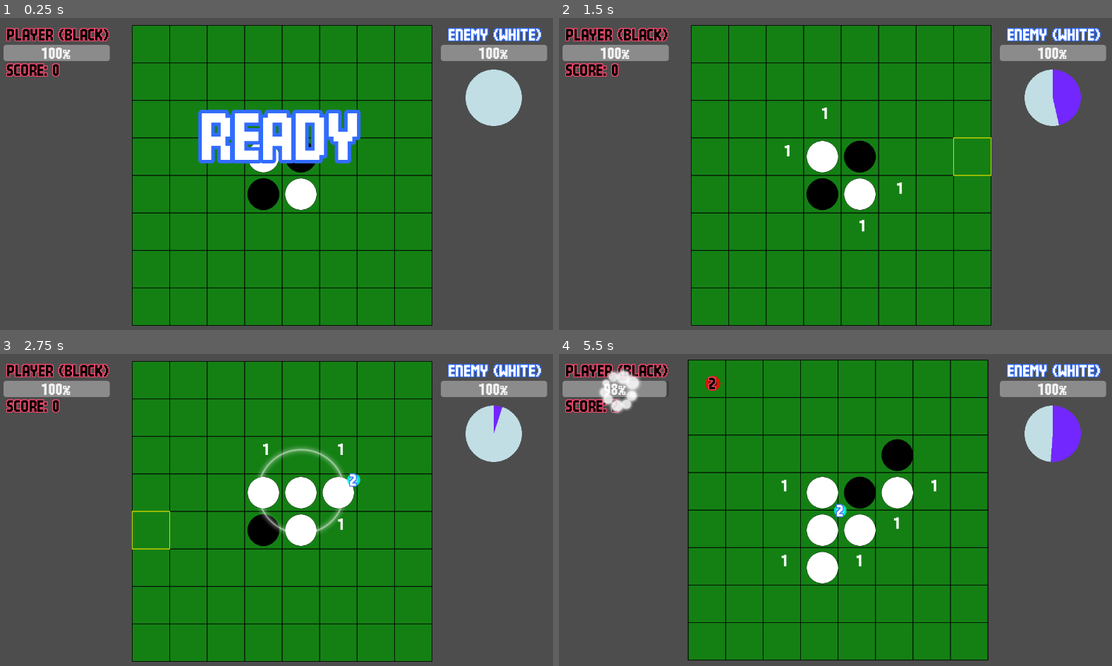
Above: before the commit, frames 1-4 (two rows, left to right).
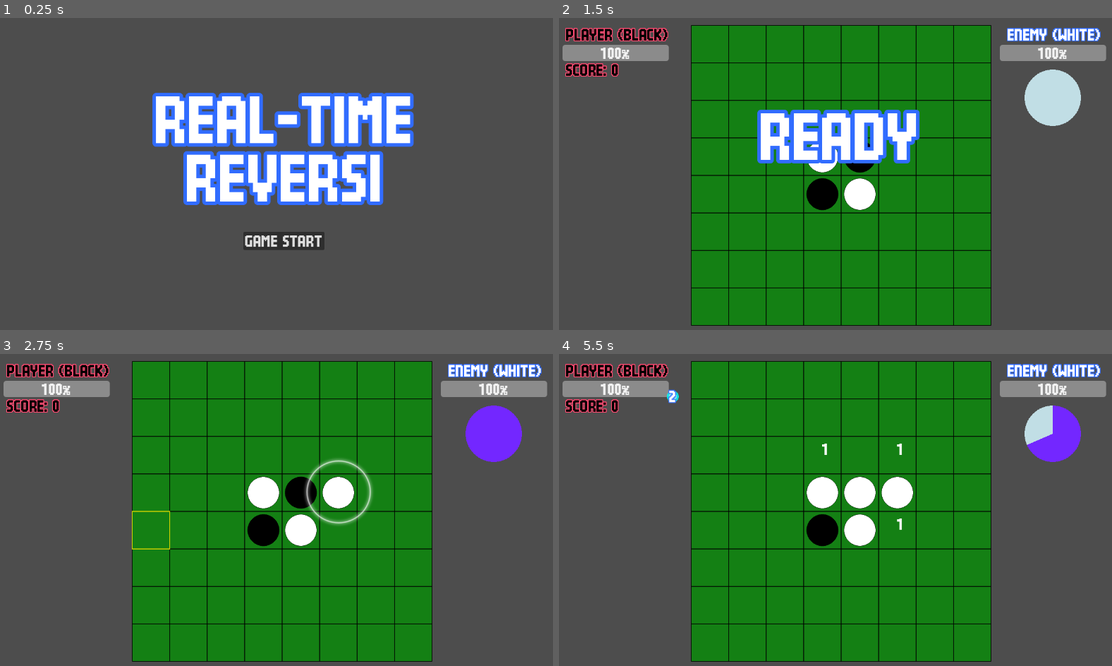
Above: after the commit, the same moments.

Repository: syun77/gd_realtime_reversi
Game: Godot game, scene res://src/scenes/Title.tscn
Same seed, same stepped clock (60 frames per second), same inputs: the game is played once before the commit and once after it. Before the commit the project starts from res://src/scenes/Main.tscn.
Inputs (mouse positions are in pixels of both pictures, inside the frame that each line leads up to):
- Up to frame 1 (0.25 s): no input
- Up to frame 2 (1.5 s): click (841, 239) at 0.5 s, where only the run after the commit has a clickable "GAME START"; move the mouse to (962, 158) at 1.27 s; click (962, 158) at 1.35 s
- Up to frame 3 (2.75 s): move the mouse to (171, 528) at 2.02 s; click (171, 528) at 2.1 s
- Up to frame 4 (5.5 s): move the mouse to (896, 441) at 2.77 s; click (896, 441) at 2.85 s; move the mouse to (813, 575) at 3.52 s; click (813, 575) at 3.6 s; move the mouse to (1012, 559) at 4.27 s; click (1012, 559) at 4.35 s; move the mouse to (669, 463) at 5.02 s; click (669, 463) at 5.1 s

The runs differ from the first frame. In frame 1, 56% of the frame differs, in the area x 0-99%, y 2-99%; in frame 2, 5.4%; in frame 3, 3.1%; in frame 4, 11%.

Commit message:
BGMとSEを入れた

Diff:
--- a/gd-realtime-reversi/project.godot
+++ b/gd-realtime-reversi/project.godot
@@ -11,7 +11,7 @@
 [application]
 
 config/name="gd_realtime_reversi"
-run/main_scene="uid://b46fj3xyoy4g2"
+run/main_scene="uid://bi3jv6a235d87"
 config/features=PackedStringArray("4.6", "Forward Plus")
 config/icon="res://icon.svg"
 
--- a/gd-realtime-reversi/src/objects/Board.gd
+++ b/gd-realtime-reversi/src/objects/Board.gd
@@ -56,7 +56,10 @@
 	mouse_pos = pos
 	var cell_size := _get_cell_size()
 	var start := _get_board_start()
-	grid_pos = Vector2i((mouse_pos - start) / cell_size)
+	var grid_new_pos := Vector2i((mouse_pos - start) / cell_size)
+	if grid_new_pos != grid_pos:
+		#Common.play_se("pi") # カーソル移動音を再生.
+		grid_pos = grid_new_pos
 
 # 盤面をクリックした.
 func click(type: Disc.eType) -> Disc.eType:
@@ -163,6 +166,8 @@
 		disc_map[index] = disc
 	board.setv_pos(pos, type)
 
+	Common.play_se("place") # 石を置く音を再生.
+
 	var cell_size = _get_cell_size() # セルサイズを更新.
 	var start := _get_board_start()
 	var center := start + Vector2(pos.x * cell_size + cell_size / 2.0, pos.y * cell_size + cell_size / 2.0)
--- a/gd-realtime-reversi/src/objects/EnergyBall.gd
+++ b/gd-realtime-reversi/src/objects/EnergyBall.gd
@@ -48,6 +48,9 @@
 		# ホーミング対象が存在する場合は速度を上げる.
 		if _speed < 200.0:
 			_speed = 200.0
+
+	if _dmg >= 30:
+		Common.play_se("laser", 3) # ダメージ量が多い場合はレーザー音を再生.
 
 # ダメージ量の取得.
 func get_damage() -> int:
--- a/gd-realtime-reversi/src/scenes/Main.gd
+++ b/gd-realtime-reversi/src/scenes/Main.gd
@@ -35,6 +35,7 @@
 @onready var _btn_backtotitle := %BtnBackToTitle # タイトルに戻るボタン (ユニークIDアクセスなのでこの記述で問題ない).
 @onready var _enemy_uis:Node2D = %EnemyUIs # 敵のUI群 (ユニークIDアクセスなのでこの記述で問題ない).
 @onready var _camera := $Camera2D # カメラ.
+@onready var _bgm := $BGM
 
 var _state := StateObj.new() # 状態オブジェクト.
 var _enemy_place_pos := Vector2i.ZERO
@@ -50,6 +51,9 @@
 # 開始.
 func _ready() -> void:
 	_enemy_uids_position = _enemy_uis.position # 敵のUI群の初期位置を保存.
+
+	# サウンドのセットアップ.
+	Common.setup_sounds(self)
 
 	# ゲームの初期化.
 	Common.init_game()
@@ -105,8 +109,12 @@
 # 更新 > 開始演出.
 func _update_ready(_delta:float) -> void:
 	# 開始演出.
+	if _state.is_first():
+		Common.play_se("start", 1)
+		Common.play_se("ready")
 	if _state.get_timer() > 1.0:
 		# 演出が終了したらメイン状態に移行.
+		_bgm.play() # BGMを再生.
 		_label_caption.visible = false # キャプションを非表示にする.
 		_board.set_hint_draw_fg(true) # ヒントを表示する.
 		_state.change_state(eState.MAIN)
@@ -215,6 +223,7 @@
 func _update_game_end(_delta:float) -> void:
 	if _state.is_first():
 		# ゲーム終了時の処理.
+		_bgm.stop() # BGMを停止.
 		# まずはコマの数を見る.
 		var cnt_player = _board.count_if(TYPE_PLAYER)
 		var cnt_enemy = _board.count_if(TYPE_ENEMY)
@@ -328,8 +337,10 @@
 		amount = 32 # 最大限の揺れも確保.
 
 	if type == TYPE_ENEMY:
+		Common.play_se("hit", 2)
 		scene._player_hit_shake_timer = TIMER_SHAKE
 		scene._player_hit_shake_value = amount # ダメージ量に応じて揺れ値を設定.
 	elif type == TYPE_PLAYER:
+		Common.play_se("break", 4)
 		scene._enemy_hit_shake_timer = TIMER_SHAKE
 		scene._enemy_hit_shake_value = amount # ダメージ量に応じて揺れ値を設定.
--- a/gd-realtime-reversi/src/scenes/Main.tscn
+++ b/gd-realtime-reversi/src/scenes/Main.tscn
@@ -9,6 +9,7 @@
 [ext_resource type="Texture2D" uid="uid://bknjm77rtcedm" path="res://assets/ui/circle.png" id="5_w8f5i"]
 [ext_resource type="LabelSettings" uid="uid://blkn7yjg37rd1" path="res://assets/fonts/label_settings.tres" id="6_1cauq"]
 [ext_resource type="LabelSettings" uid="uid://mmn4wwl2s8a" path="res://assets/fonts/new_label_settings_o6.tres" id="7_b1cw4"]
+[ext_resource type="AudioStream" uid="uid://odi0t3i0dpik" path="res://assets/sounds/bgm.mp3" id="10_w7xoj"]
 
 [sub_resource type="Theme" id="Theme_6hvhb"]
 default_font = ExtResource("4_1hqvy")
@@ -130,4 +131,7 @@
 [node name="Camera2D" type="Camera2D" parent="." unique_id=1636231489]
 anchor_mode = 0
 
+[node name="BGM" type="AudioStreamPlayer2D" parent="." unique_id=1159452511]
+stream = ExtResource("10_w7xoj")
+
 [connection signal="pressed" from="UILayer/LabelCaption/LabelCaption2/BtnBackToTitle" to="." method="_on_btn_back_to_title_pressed"]
--- a/gd-realtime-reversi/src/utils/Common.gd
+++ b/gd-realtime-reversi/src/utils/Common.gd
@@ -67,3 +67,46 @@
 # Mainシーンの参照を取得.
 static func get_main() -> MainScene:
 	return _main
+
+# ------------------------------------------------
+# サウンドデータ.
+# ------------------------------------------------
+const MAX_SOUND = 8 # 同時に鳴らせる最大サウンド数.
+
+# SEテーブル.
+static var _snd_tbl = {
+	"pi":    "res://assets/sounds/pi.wav",
+	"ready": "res://assets/sounds/ready.wav",
+	"place": "res://assets/sounds/place.wav",
+	"break": "res://assets/sounds/break.wav",
+	"build": "res://assets/sounds/build.wav",
+	"destroy": "res://assets/sounds/destroy.wav",
+	"hit": "res://assets/sounds/hit.wav",
+	"laser": "res://assets/sounds/laser.wav",
+	"start": "res://assets/sounds/start.wav",
+	"upgrade": "res://assets/sounds/upgrade.wav",
+}
+
+static var _se_players:Array[AudioStreamPlayer]
+
+static func setup_sounds(parent:Node) -> void:
+	_se_players = []
+	for i in range(MAX_SOUND):
+		var player := AudioStreamPlayer.new()
+		parent.add_child(player)
+		_se_players.append(player)
+
+# SEを再生.
+static func play_se(se_name:String, id:int=0) -> void:
+	if id < 0 or id >= MAX_SOUND:
+		push_error("不正なサウンドID: " + str(id))
+		return # 無効なIDは無視.
+
+	if not se_name in _snd_tbl:
+		push_error("不正なサウンド名: " + se_name)
+		return # 無効なサウンド名は無視.
+
+	var snd = _se_players[id]
+	# サウンドファイルをロード.
+	snd.stream = load(_snd_tbl[se_name])
+	snd.play() # サウンドを再生.
--- a/gd-realtime-reversi/src/utils/stateobj.gd
+++ b/gd-realtime-reversi/src/utils/stateobj.gd
@@ -7,7 +7,7 @@
 class_name StateObj
 
 var _counter:int = 0 # フレームカウンター.
-var _state:int = 0 # 状態を表す整数値.
+var _state:int = -1 # 状態を表す整数値.
 var _next_state:int = 0 # 次の状態を表す整数値.
 var _timer:float = 0 # 状態の経過時間.
 var _is_first_frame:bool = true # 状態遷移して最初のフレームかどうか.
Not shown, added: gd-realtime-reversi/assets/sounds/bgm.mp3.import
Not shown, added: gd-realtime-reversi/assets/sounds/break.wav.import
Not shown, added: gd-realtime-reversi/assets/sounds/build.wav.import
Not shown, added: gd-realtime-reversi/assets/sounds/destroy.wav.import
Not shown, added: gd-realtime-reversi/assets/sounds/hit.wav.import
Not shown, added: gd-realtime-reversi/assets/sounds/laser.wav.import
Not shown, added: gd-realtime-reversi/assets/sounds/pi.wav.import
Not shown, added: gd-realtime-reversi/assets/sounds/place.wav.import
Not shown, added: gd-realtime-reversi/assets/sounds/ready.wav.import
Not shown, added: gd-realtime-reversi/assets/sounds/start.wav.import
Not shown, added: gd-realtime-reversi/assets/sounds/upgrade.wav.import
Not shown, added: gd-realtime-reversi/assets/sounds/bgm.mp3
(and 10 more such lines)
